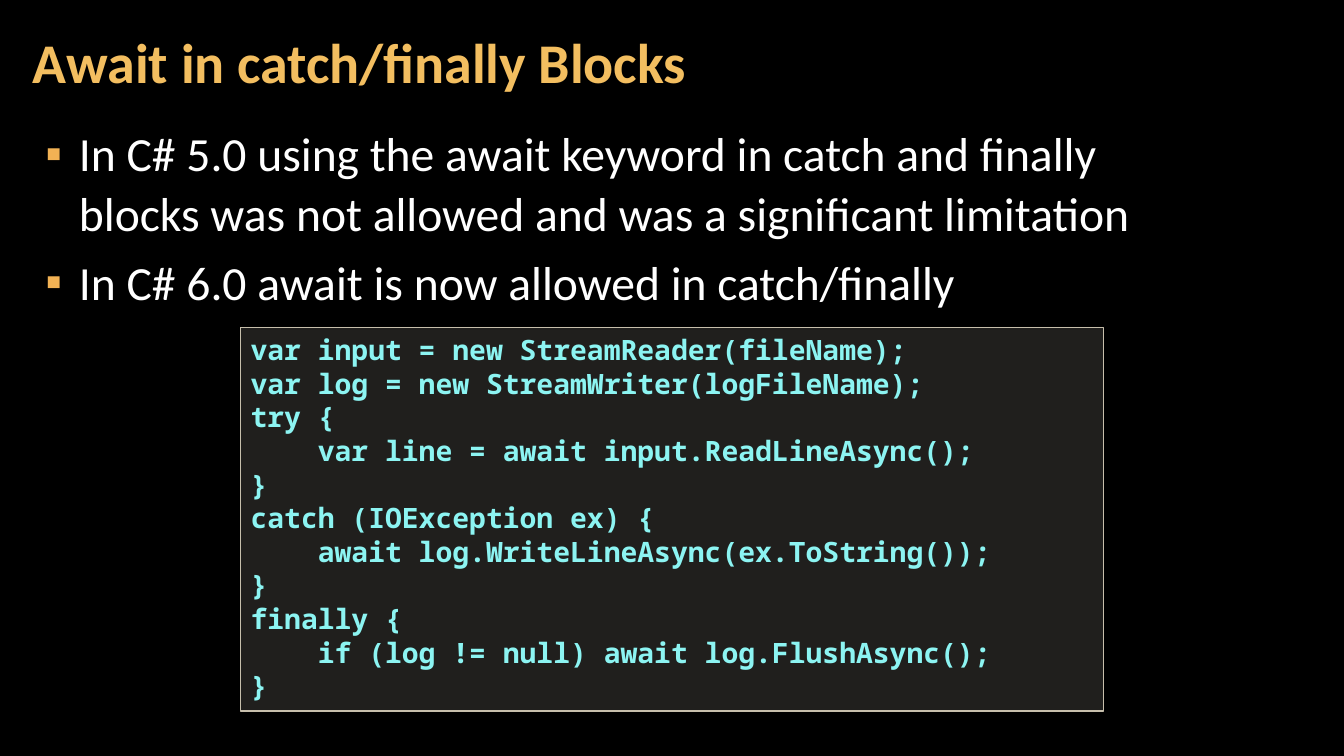
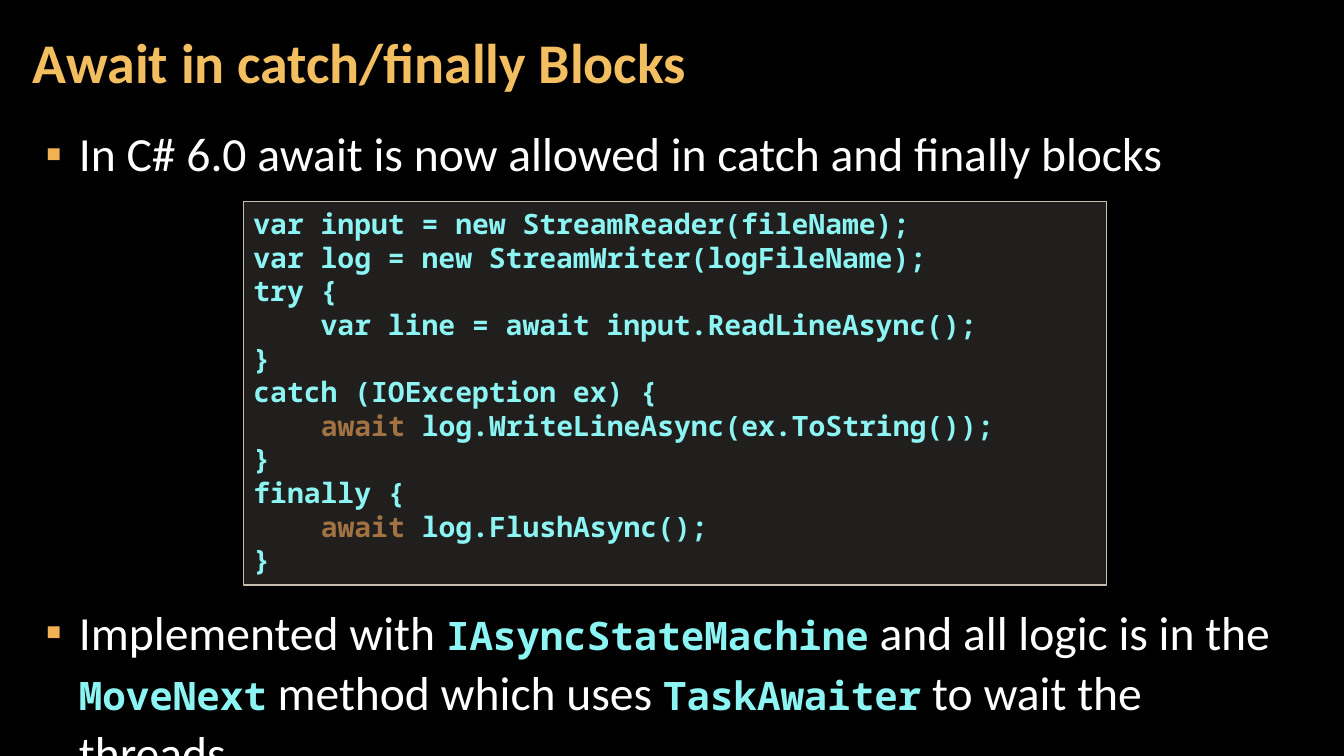
Before and after one commit to NikolayIT/CSharp-New-Features, a slide deck: slide 29 of docs/What is new in CSharp 6.0 and 7.0.pptx (slide 28 before the commit). Drawn at 1344x756 pixels with LibreOffice and Linux fonts; fonts in the diff are those of the drawing; background and template pictures are left out. Boxes give left, top, right and bottom in pixels: in the first picture for what was removed or moved away, otherwise in the second. Text is boxed around its words. In the diff, an @@ line names an element or a change of style, - is before the commit and + after.

```diff
--- a/docs/What is new in CSharp 6.0 and 7.0.pptx
+++ b/docs/What is new in CSharp 6.0 and 7.0.pptx
@@ text at [79, 138, 1270, 711]: text changed @@
-▪ In C# 5.0 using the await keyword in catch and finally blocks was not allowed and was a significant limitation
-▪ In C# 6.0 await is now allowed in catch/finally
+▪ In C# 6.0 await is now allowed in catch and finally blocks
+▪ Implemented with IAsyncStateMachine and all logic is in the MoveNext method which uses TaskAwaiter to wait the threads
@@ rectangle "var input = new StreamReader(fileName);": place and size @@
-rectangle "var input = new StreamReader(fileName);" at [241, 328, 1104, 711]
+rectangle "var input = new StreamReader(fileName);" at [243, 202, 1106, 585]
@@ text in rectangle at [321, 414, 994, 443]: text colour #8CF4F2 to #A27242 in "await" @@
@@ text in rectangle at [321, 515, 708, 544]: text changed @@
-if (log != null) await log.FlushAsync();
+await log.FlushAsync();
```
Also in this commit, not shown: 16 other slides changed, 2 slides added, 5 slides removed.
